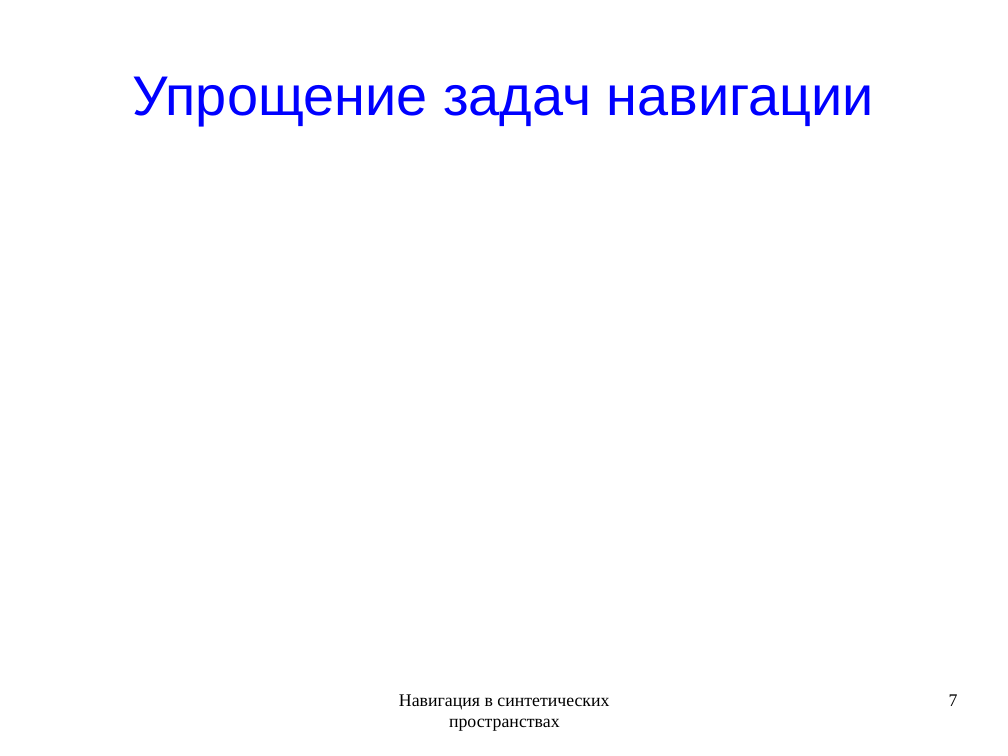
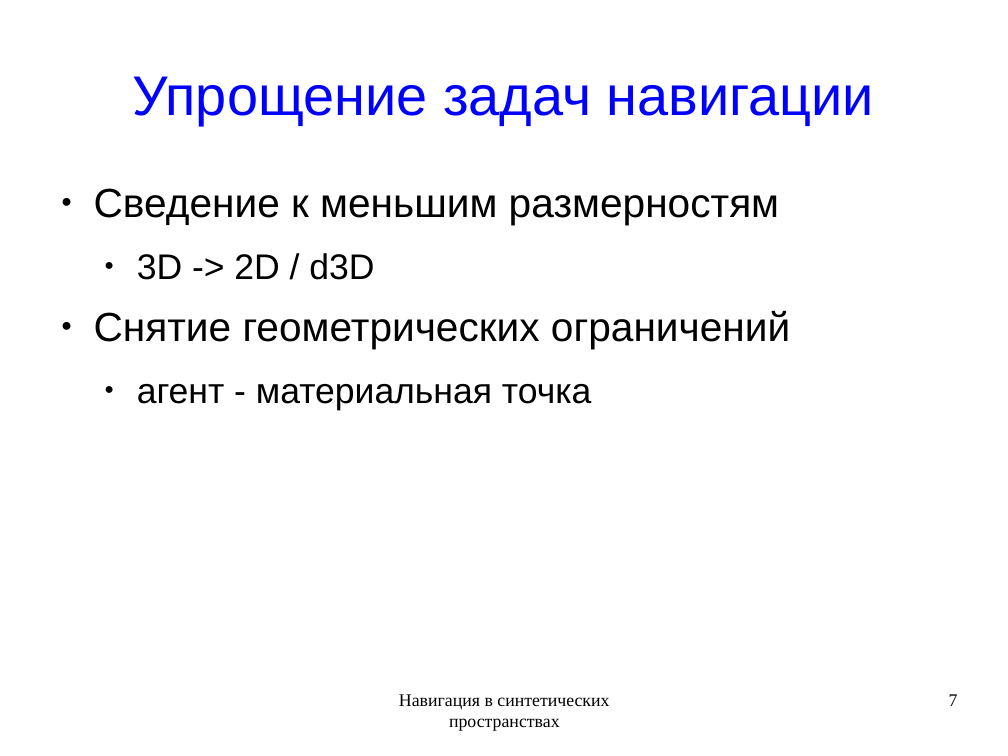
Before and after one commit to rutsky/semester09, a slide deck: slide 7 of Artificial_intelligence/Navigation_in_synthetic_space/50572_Rutsky_Navigation_in_synthetic_space.odp. Drawn at 1008x756 pixels with LibreOffice and Linux fonts; fonts in the diff are those of the drawing. Boxes give left, top, right and bottom in pixels: in the first picture for what was removed or moved away, otherwise in the second. Text is boxed around its words. In the diff, an @@ line names an element or a change of style, - is before the commit and + after.

```diff
--- a/Artificial_intelligence/Navigation_in_synthetic_space/50572_Rutsky_Navigation_in_synthetic_space.odp
+++ b/Artificial_intelligence/Navigation_in_synthetic_space/50572_Rutsky_Navigation_in_synthetic_space.odp
@@ text added at bbox=[94, 188, 790, 410], 32 pt, text #000000 @@
+● Сведение к меньшим размерностям
+  ● 3D -> 2D / d3D
+● Снятие геометрических ограничений
+  ● агент - материальная точка
```
Also in this commit, not shown: 9 other slides changed, 3 slides added, 1 slide removed.
